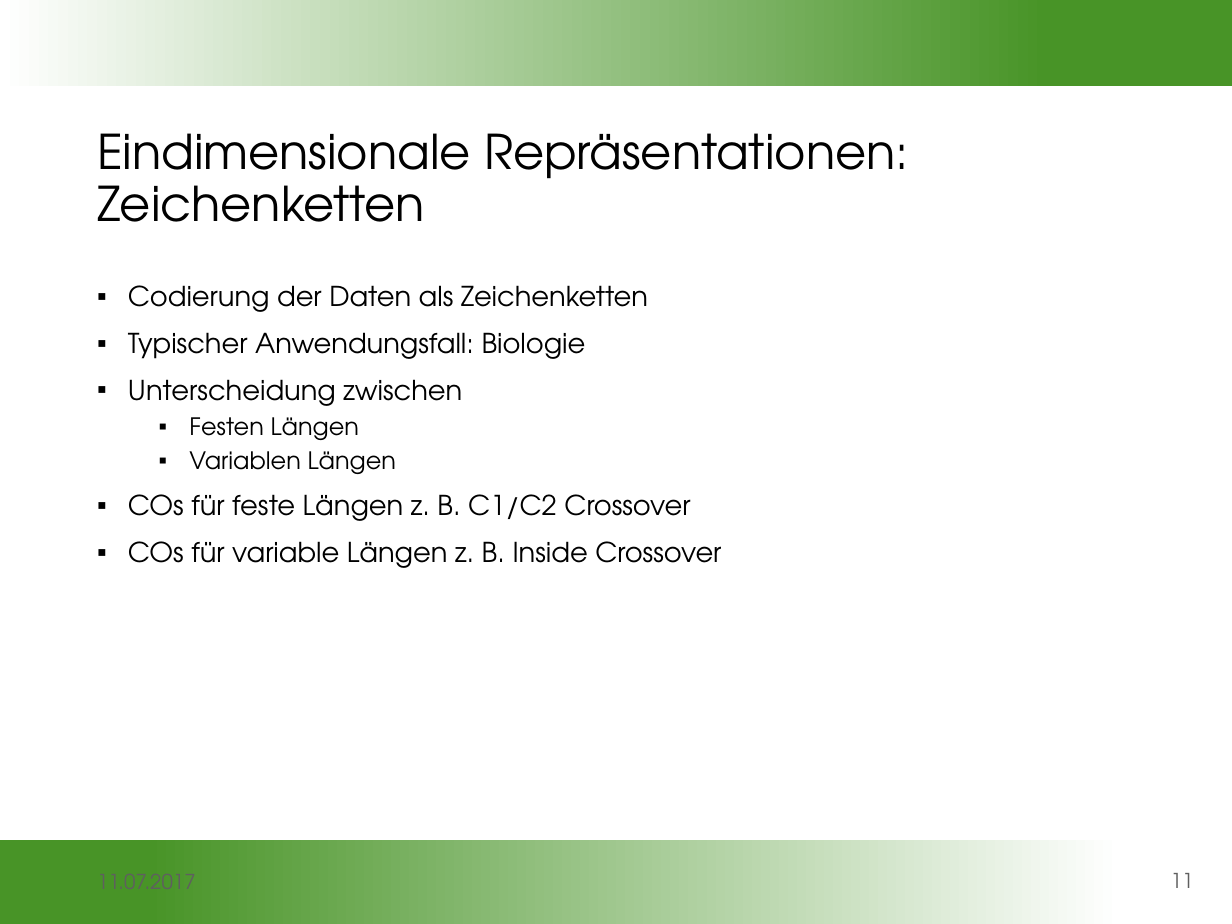
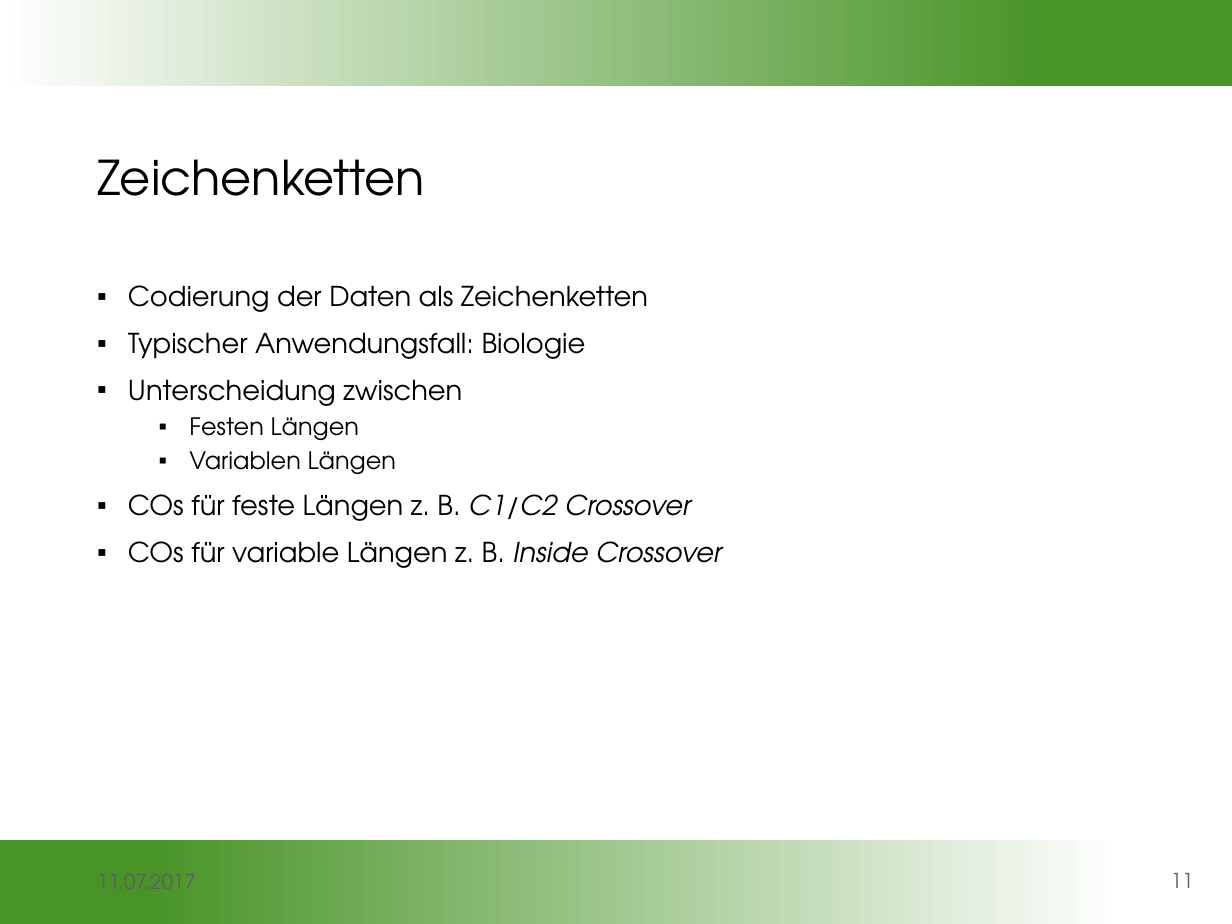
Before and after one commit to gobo7793/OC-Seminar, a slide deck: slide 11 of Vortragsfolien.pptx. Drawn at 1232x924 pixels with LibreOffice and Linux fonts; fonts in the diff are those of the drawing; background and template pictures are left out. Boxes give left, top, right and bottom in pixels: in the first picture for what was removed or moved away, otherwise in the second. Text is boxed around its words. In the diff, an @@ line names an element or a change of style, - is before the commit and + after.

```diff
--- a/Vortragsfolien.pptx
+++ b/Vortragsfolien.pptx
@@ title at box(97, 159, 425, 196): text changed @@
-Eindimensionale Repräsentationen:
-Zeichenketten
+Zeichenketten
@@ text at box(128, 494, 722, 568): italic on in "C1/C2 Crossover", "Inside Crossover" @@
```
Also in this commit, not shown: 11 other slides changed.
